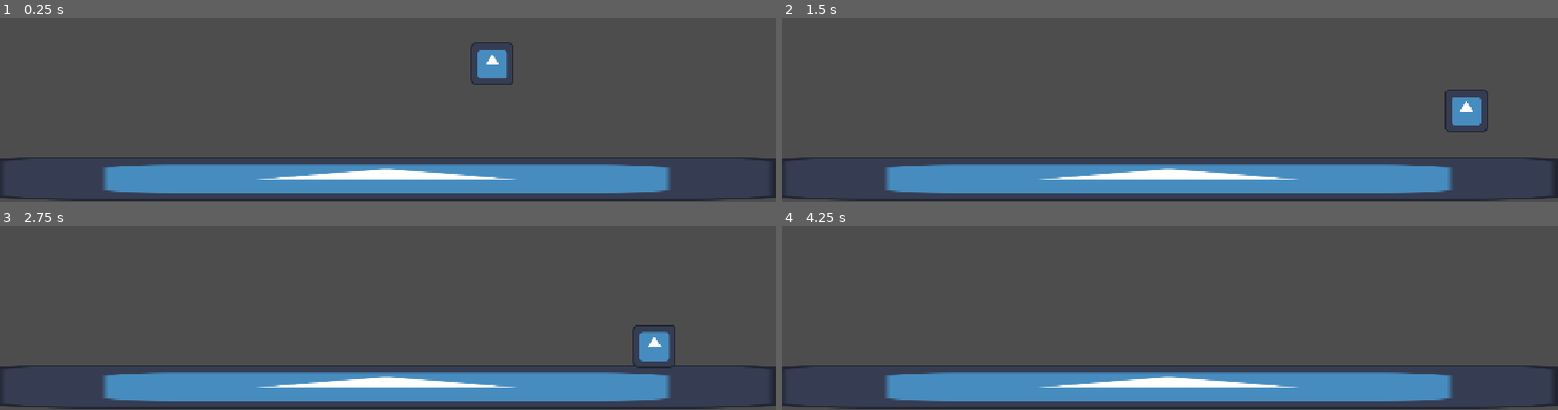
Above: before the commit, frames 1-4 (two rows, left to right).
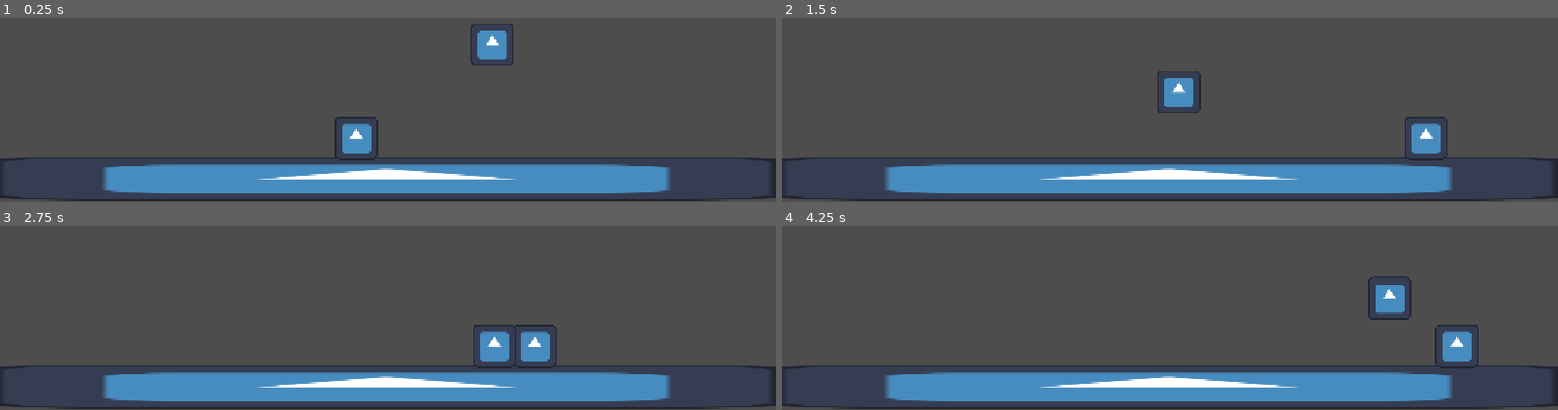
Above: after the commit, the same moments.

Repository: not-scarlet/HackHavenGame2026
Game: Godot game, scene res://MainLevel.tscn
Two runs of this game, one before a commit and one after it. Both use one fixed random seed, a clock stepped at 60 frames per second and the inputs below. The engine's default icon, where the game draws it, is replaced by a stand-in: a white triangle on a blue panel in a dark square.
Inputs:
- Up to frame 1 (0.25 s): no input
- Up to frame 2 (1.5 s): tap Enter (ui_accept) at 0.5, 0.77 s; hold Right (ui_right) from 0.53 s (still down); tap Q (SwapPlayer, bound only after the commit) at 0.6, 1.35 s
- Up to frame 3 (2.75 s): tap Enter (ui_accept) at 1.52 s; release Right (ui_right) at 2.03 s; hold Left (ui_left) from 2.03 s (still down); tap Q (SwapPlayer, bound only after the commit) at 2.1 s
- Up to frame 4 (4.25 s): release Left (ui_left) at 2.78 s; hold Right (ui_right) from 2.78 s (still down); tap Q (SwapPlayer, bound only after the commit) at 2.85, 3.6 s; tap Enter (ui_accept) at 3.02, 3.77 s

The runs differ from the first frame. In frame 1, 1.8% of the frame differs, in the area x 43-67%, y 3-78%; in frame 2, 2.2%; in frame 3, 2.4%, in the area x 61-87%, y 53-78%; in frame 4, 1.6%.

Commit message:
2 characters
another character added and player can switch between controlling the two.

Diff:
--- a/MainLevel.tscn
+++ b/MainLevel.tscn
@@ -1,14 +1,10 @@
 [gd_scene format=3 uid="uid://ogemq66pkwsp"]
 
 [ext_resource type="Texture2D" uid="uid://jqtcxkma1e55" path="res://icon.svg" id="1_jq6gy"]
-[ext_resource type="Script" uid="uid://c0il3yail46bc" path="res://Player.gd" id="2_o3cl4"]
+[ext_resource type="PackedScene" uid="uid://cqx7mwxbm0vbo" path="res://Player.tscn" id="2_o3cl4"]
 
 [sub_resource type="RectangleShape2D" id="RectangleShape2D_pxvb0"]
 size = Vector2(125, 120)
-
-[sub_resource type="CapsuleShape2D" id="CapsuleShape2D_pxvb0"]
-radius = 6.0
-height = 12.0
 
 [node name="Node2D" type="Node2D" unique_id=258943500]
 
@@ -22,16 +18,9 @@
 [node name="CollisionShape2D" type="CollisionShape2D" parent="Icon/StaticBody2D" unique_id=1594706559]
 shape = SubResource("RectangleShape2D_pxvb0")
 
-[node name="CharacterBody2D" type="CharacterBody2D" parent="." unique_id=1533077135]
+[node name="CharacterBody2D" parent="." unique_id=1149414764 instance=ExtResource("2_o3cl4")]
 position = Vector2(731, 414)
-scale = Vector2(5, 5)
-script = ExtResource("2_o3cl4")
 
-[node name="Sprite2D" type="Sprite2D" parent="CharacterBody2D" unique_id=224390646]
-scale = Vector2(0.1, 0.1)
-texture = ExtResource("1_jq6gy")
-
-[node name="CollisionShape2D" type="CollisionShape2D" parent="CharacterBody2D" unique_id=178324962]
-shape = SubResource("CapsuleShape2D_pxvb0")
-
-[node name="TileMapLayer" type="TileMapLayer" parent="CharacterBody2D" unique_id=1842018718]
+[node name="CharacterBody2D2" parent="." unique_id=1257627712 instance=ExtResource("2_o3cl4")]
+position = Vector2(529, 535)
+player_enabled = true
--- a/Player.gd
+++ b/Player.gd
@@ -3,9 +3,14 @@
 
 const SPEED = 300.0
 const JUMP_VELOCITY = -400.0
+@export var player_enabled = false
 
 
 func _physics_process(delta: float) -> void:
+	if Input.is_action_just_pressed("SwapPlayer"):
+		player_enabled = not player_enabled
+	if not player_enabled:
+		return
 	# Add the gravity.
 	if not is_on_floor():
 		velocity += get_gravity() * delta
--- /dev/null
+++ b/Player.tscn
@@ -0,0 +1,24 @@
+[gd_scene format=3 uid="uid://cqx7mwxbm0vbo"]
+
+[ext_resource type="Script" uid="uid://c0il3yail46bc" path="res://Player.gd" id="1_kpjcp"]
+[ext_resource type="Texture2D" uid="uid://jqtcxkma1e55" path="res://icon.svg" id="2_kne1u"]
+
+[sub_resource type="CapsuleShape2D" id="CapsuleShape2D_pxvb0"]
+radius = 6.0
+height = 12.0
+
+[sub_resource type="TileSet" id="TileSet_o3cl4"]
+
+[node name="CharacterBody2D" type="CharacterBody2D" unique_id=1149414764]
+scale = Vector2(5, 5)
+script = ExtResource("1_kpjcp")
+
+[node name="Sprite2D" type="Sprite2D" parent="." unique_id=847874627]
+scale = Vector2(0.1, 0.1)
+texture = ExtResource("2_kne1u")
+
+[node name="CollisionShape2D" type="CollisionShape2D" parent="." unique_id=1135031083]
+shape = SubResource("CapsuleShape2D_pxvb0")
+
+[node name="TileMapLayer" type="TileMapLayer" parent="." unique_id=425863142]
+tile_set = SubResource("TileSet_o3cl4")
--- a/project.godot
+++ b/project.godot
@@ -20,6 +20,14 @@
 window/stretch/mode="canvas_items"
 window/stretch/aspect="expand"
 
+[input]
+
+SwapPlayer={
+"deadzone": 0.2,
+"events": [Object(InputEventKey,"resource_local_to_scene":false,"resource_name":"","device":-1,"window_id":0,"alt_pressed":false,"shift_pressed":false,"ctrl_pressed":false,"meta_pressed":false,"pressed":false,"keycode":0,"physical_keycode":81,"key_label":0,"unicode":113,"location":0,"echo":false,"script":null)
+]
+}
+
 [physics]
 
 3d/physics_engine="Jolt Physics"
